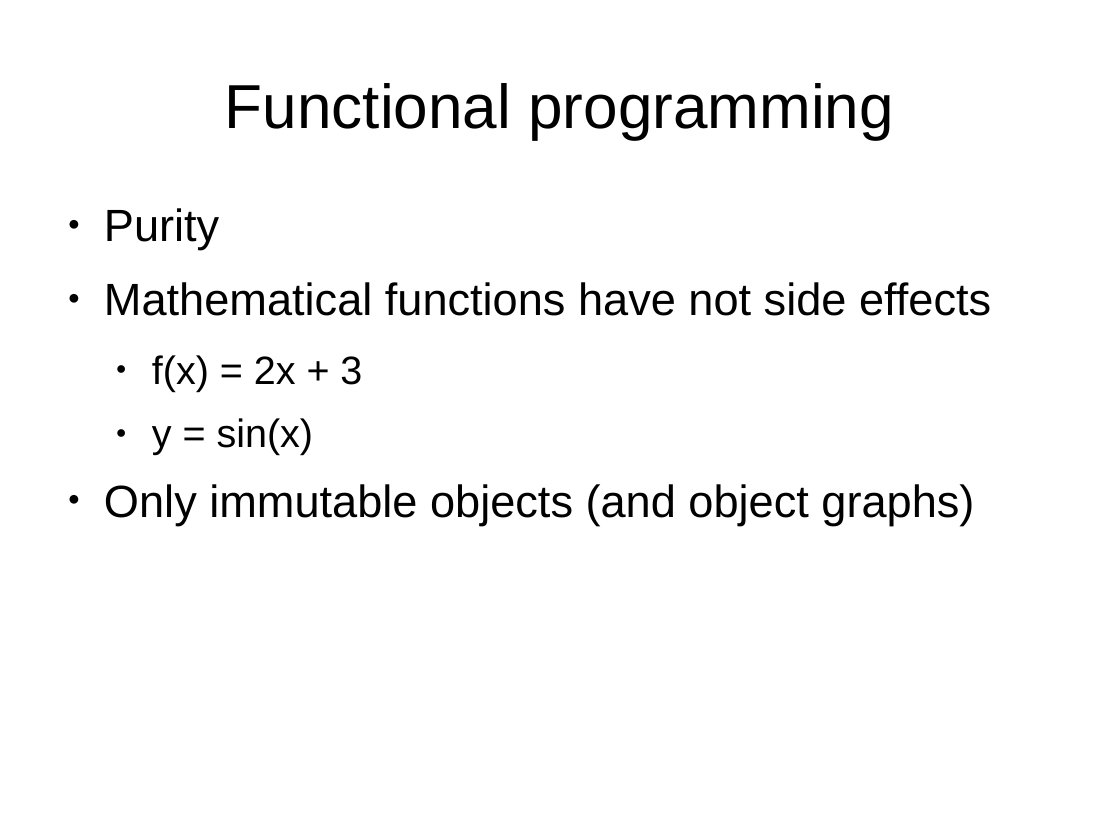
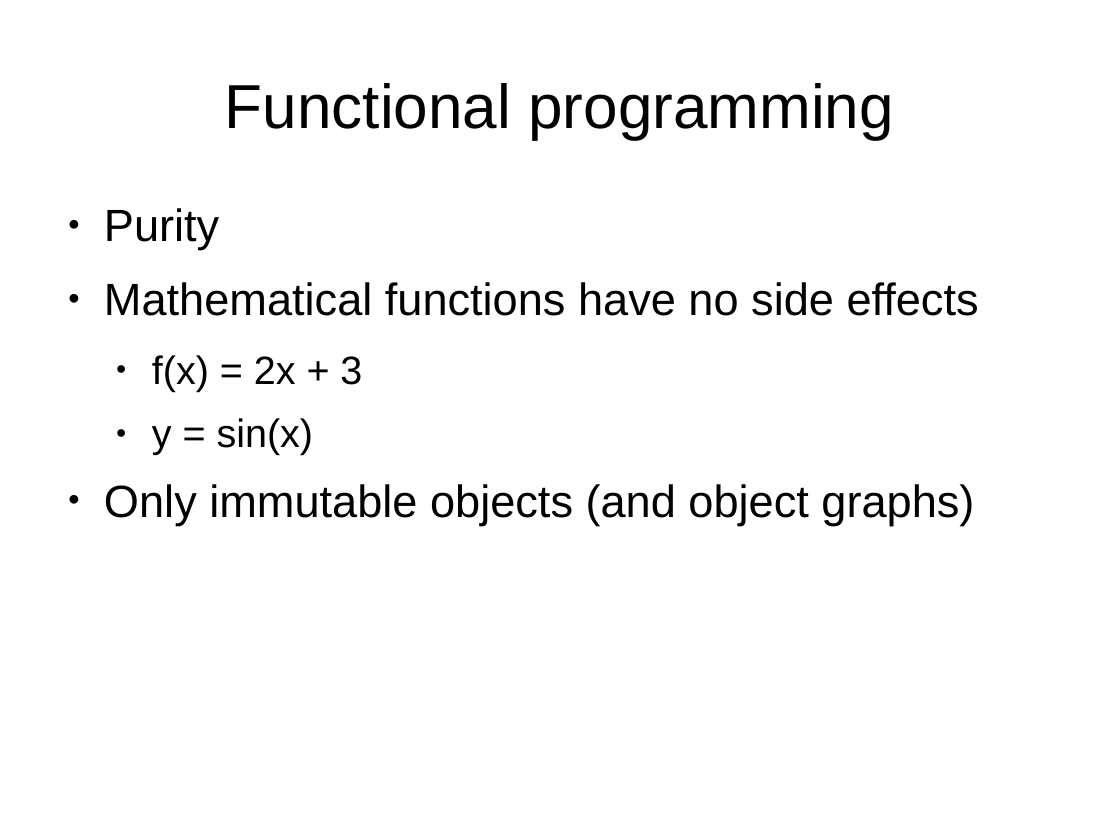
Before and after one commit to javaBin/scala-training-slides, a slide deck: slide 3 of 1.7 - functional_programming.odp. Drawn at 1120x840 pixels with LibreOffice and Linux fonts; fonts in the diff are those of the drawing; background and template pictures are left out. Boxes give left, top, right and bottom in pixels: in the first picture for what was removed or moved away, otherwise in the second. Text is boxed around its words. In the diff, an @@ line names an element or a change of style, - is before the commit and + after.

```diff
--- a/1.7 - functional_programming.odp
+++ b/1.7 - functional_programming.odp
@@ text at [104,282,979,316]: text changed @@
-● Mathematical functions have not side effects
+● Mathematical functions have no side effects
```
Also in this commit, not shown: 3 other slides changed, 7 other files.
